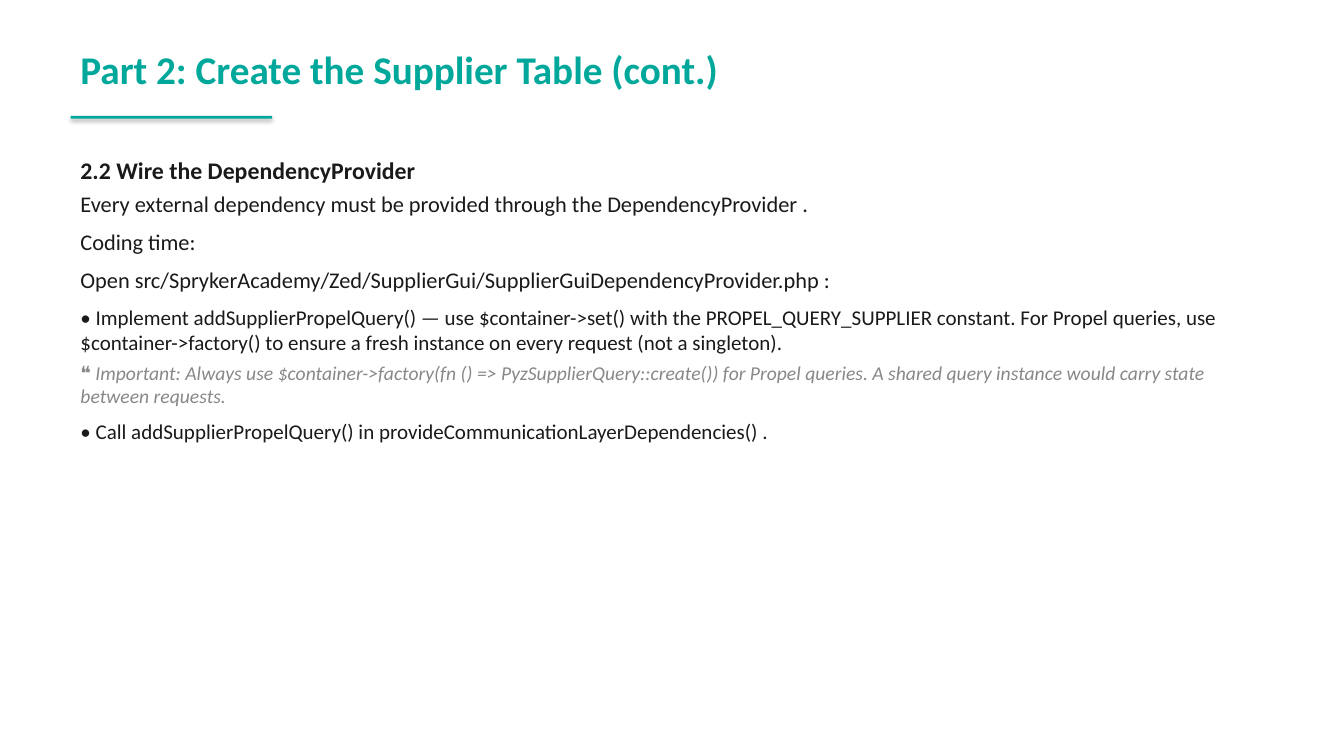
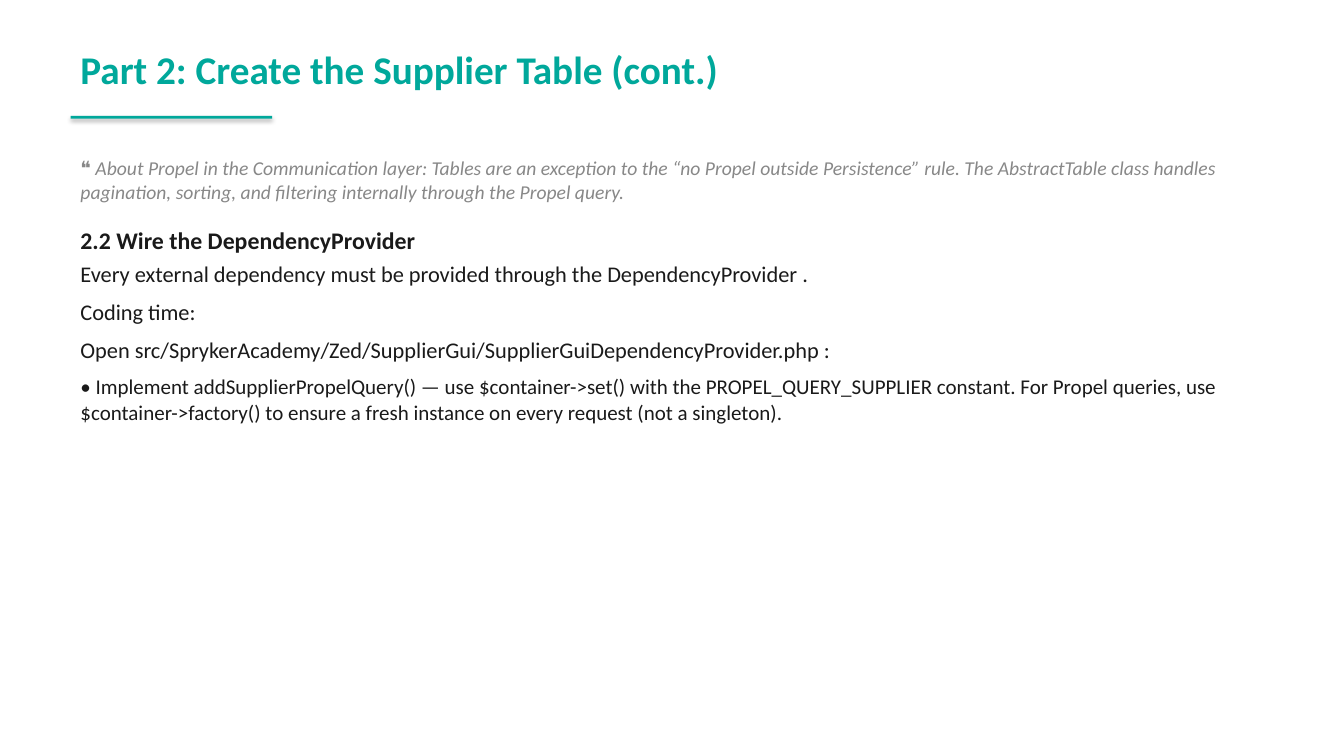
Before and after one commit to spryker-academy/instructor-exercises, a slide deck: slide 42 of guides-pptx/spryker-academy-professional.pptx. Drawn at 1344x756 pixels with LibreOffice and Linux fonts; fonts in the diff are those of the drawing. Boxes give left, top, right and bottom in pixels: in the first picture for what was removed or moved away, otherwise in the second. Text is boxed around its words. In the diff, an @@ line names an element or a change of style, - is before the commit and + after.

```diff
--- a/guides-pptx/spryker-academy-professional.pptx
+++ b/guides-pptx/spryker-academy-professional.pptx
@@ text at (x1=80, y1=161, x2=1216, y2=202): paragraph added @@
+❝ About Propel in the Communication layer: Tables are an exception to the “no Propel outside Persistence” rule. The AbstractTable class handles pagination, sorting, and filtering internally through the Propel query.
@@ text at (x1=80, y1=366, x2=1205, y2=443): paragraphs removed @@
-❝ Important: Always use $container->factory(fn () => PyzSupplierQuery::create()) for Propel queries. A shared query instance would carry state between requests.
-• Call addSupplierPropelQuery() in provideCommunicationLayerDependencies() .
```
Also in this commit, not shown: 8 other slides changed, 1 slide added, 2 other files.
